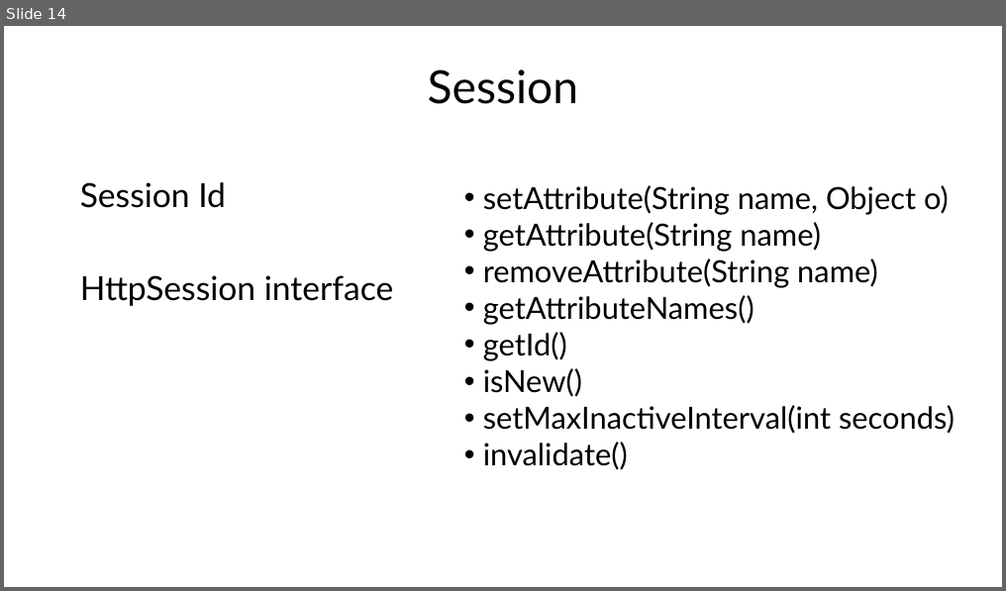
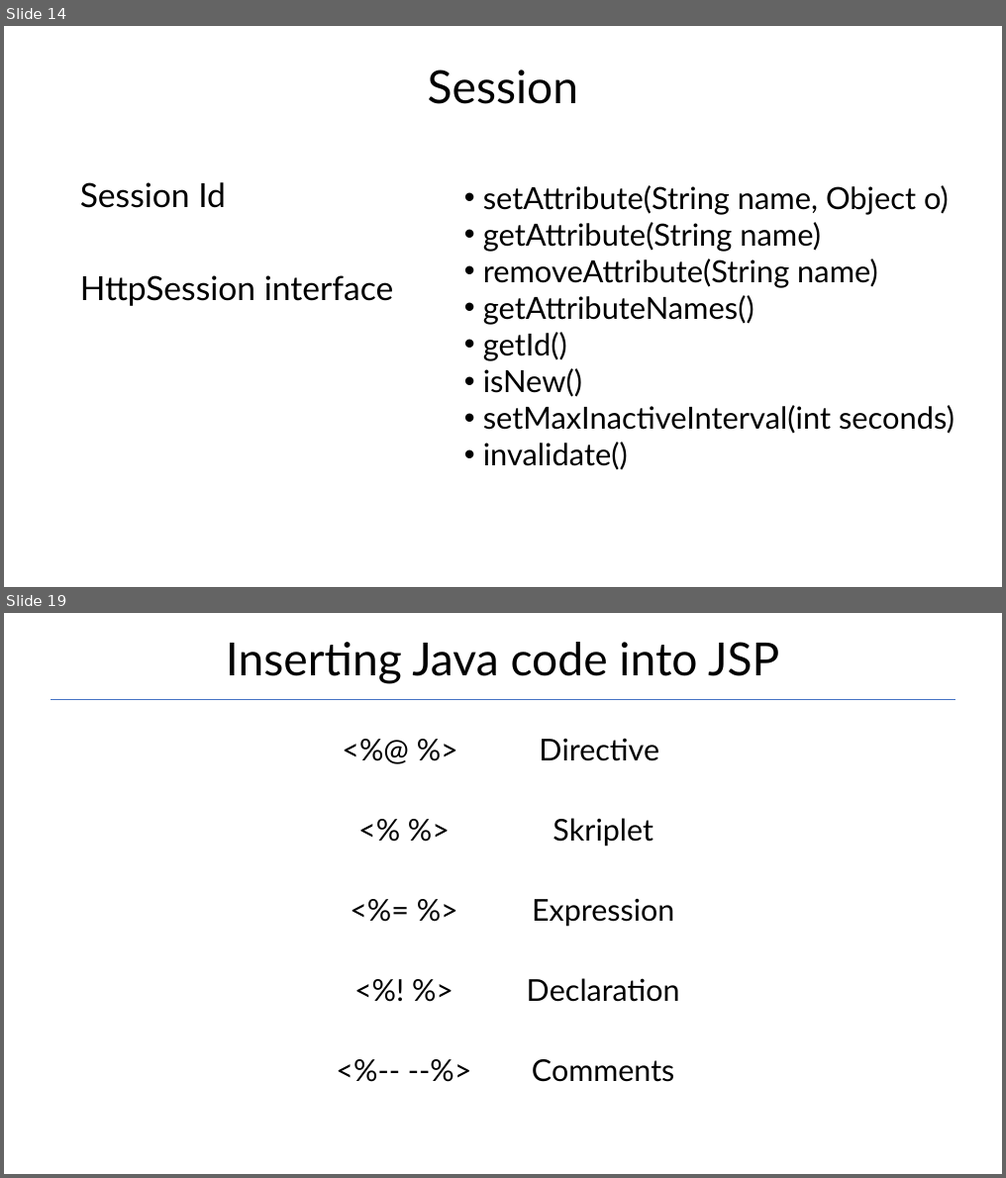
Before and after one commit to Garnik94/Levelup_presentations, a slide deck: Servlet/Servlet_Presentation.pptx. Shown one above the other, each under a label of ours: slide 14 before the commit, slides 14 and 19 after it; the slides between them are not shown. The pictures are 1006x591 and 1006x1178 pixels, drawn with LibreOffice and Linux fonts; fonts in the diff are those of the drawing. Boxes give left, top, right and bottom in pixels: in the first picture for what was removed or moved away, otherwise in the second. Text is boxed around its words. In the diff, an @@ line names an element or a change of style, - is before the commit and + after.

```diff
--- a/Servlet/Servlet_Presentation.pptx
+++ b/Servlet/Servlet_Presentation.pptx
@@ slide 19 added at (4, 613, 1002, 1174), background #FFFFFF @@
@@ title added at (226, 642, 779, 683), 44 pt, text #000000 @@
+Inserting Java code into JSP
@@ line added from (51, 700) to (955, 700), #4472C4 1.5 pt @@
@@ table added at (304, 728, 703, 1127), 5 rows, 2 columns @@
+<%@ %> | Directive
+<% %> | Skriplet
+<%= %> | Expression
+<%! %> | Declaration
+<%-- --%> | Comments
```
Also in this commit, not shown: 3 slides changed, 5 other slides added, 9 other files.
